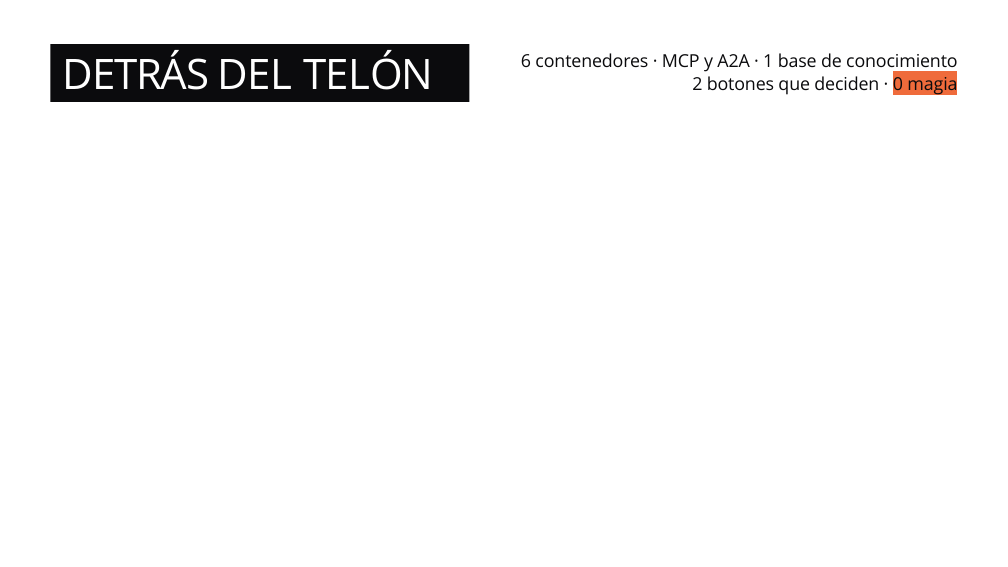
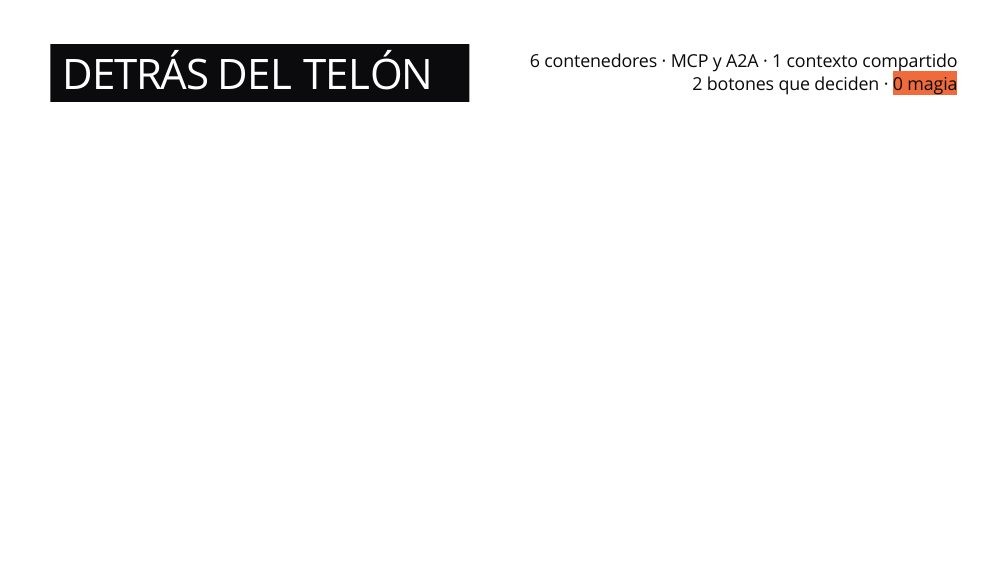
Before and after one commit to dsanchor/morcillaconf, a slide deck: slide 35 of docs/charla/no-es-magia.pptx (slide 36 before the commit). Drawn at 1008x567 pixels with LibreOffice and Linux fonts; fonts in the diff are those of the drawing; background and template pictures are left out. Boxes give left, top, right and bottom in pixels: in the first picture for what was removed or moved away, otherwise in the second. Text is boxed around its words. In the diff, an @@ line names an element or a change of style, - is before the commit and + after.

```diff
--- a/docs/charla/no-es-magia.pptx
+++ b/docs/charla/no-es-magia.pptx
@@ text at [530, 53, 957, 95]: text changed @@
-6 contenedores · MCP y A2A · 1 base de conocimiento
-2 botones que deciden · 0 magia
+6 contenedores · MCP y A2A · 1 contexto compartido
+2 botones que deciden · 0 magia
```
Also in this commit, not shown: 14 other slides changed, 3 slides added, 3 slides removed, 2 other files.
